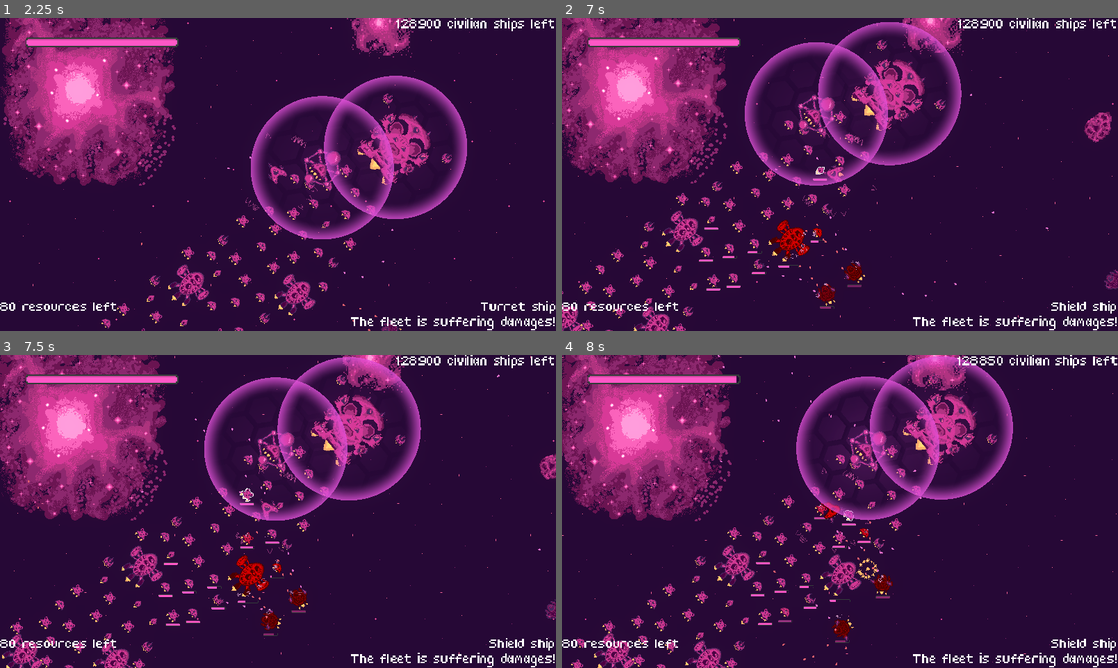
Above: before the commit, frames 1-4 (two rows, left to right).
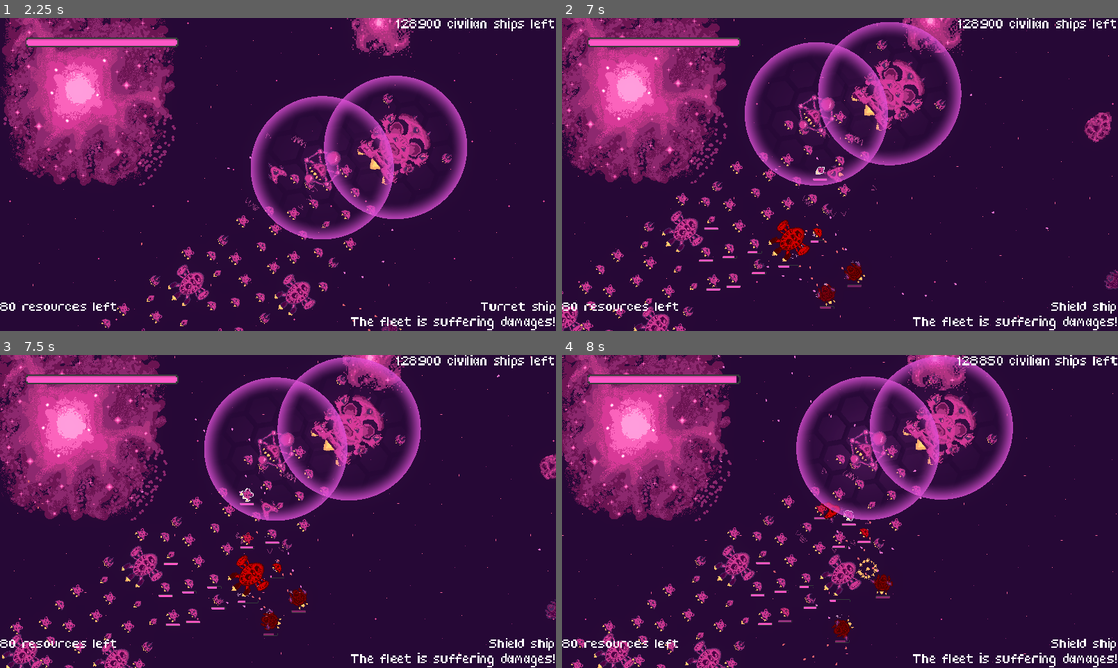
Above: after the commit, the same moments.

Repository: bear-minimum-studio/space-bear
Game: Godot game, scene res://Game.tscn
Two runs of this game, one before a commit and one after it. Both use one fixed random seed, a clock stepped at 60 frames per second and the inputs below.
Inputs:
- Up to frame 1 (2.25 s): tap Enter (upgrade) at 0.5 s; hold Right (turn_right) 0.53-1.28 s; hold X (cycle_selection) 0.53-1.28 s; hold Ctrl (brake) 1.28-2.03 s; tap Down (decelerate) at 1.35 s; hold Right (turn_right) from 2.03 s (still down); hold Space (fire) from 2.03 s (still down)
- Up to frame 2 (7 s): release Right (turn_right) at 2.78 s; release Space (fire) at 2.78 s; hold Up (accelerate) 2.78-3.53 s; tap G (grappling_hook) at 2.85 s; hold F (turret_fire) 3.53-4.28 s; hold Left (turn_left) 3.53-5.03 s; tap X (cycle_selection) at 4.35 s; hold Ctrl (brake) 5.03-5.78 s; tap Down (decelerate) at 5.1 s; hold Right (turn_right) 5.78-6.53 s; tap Space (fire) at 5.85 s; hold Up (accelerate) from 6.53 s (still down); hold G (grappling_hook) from 6.53 s (still down)
- Up to frame 3 (7.5 s): release Up (accelerate) at 7.28 s; release G (grappling_hook) at 7.28 s; hold Right (turn_right) from 7.28 s (still down); tap F (turret_fire) at 7.35 s
- Up to frame 4 (8 s): keep holding Right (turn_right)

Frame 1 is identical in both runs. In frame 2, less than 0.1% of the frame differs, in the area x 40-54%, y 40-90%; in frame 3, less than 0.1%; in frame 4, less than 0.1%.

Commit message:
refactor: take out bullets shooting logic out of world

Diff:
--- a/AbstractWorld.gd
+++ b/AbstractWorld.gd
@@ -3,35 +3,14 @@
 @onready var player = $Player
 @onready var flock = $Flock
 
-var player_bullet_scene = preload("res://bullet/PlayerBullet.tscn")
-var enemy_bullet_scene = preload("res://bullet/EnemyBullet.tscn")
 var grappling_hook_scene = preload("res://grappling-hook/GrapplingHook.tscn")
 var current_hook : Node2D
 
 func _ready():
 	WorldReference.current_world = self
 
-	Events.enemy_shoot.connect(_on_enemy_shoot)
-	Events.shoot.connect(_on_ally_shoot)
 	Events.convoy_reached_wormhole.connect(_on_convoy_reached_wormhole)
 	Events.player_reached_wormhole.connect(_on_player_reached_wormhole)
-
-
-func _on_ally_shoot(global_ally_position, global_ally_rotation, ally_velocity, bullet_speed):
-	var ally_direction = Vector2.from_angle(global_ally_rotation);
-	var new_bullet = player_bullet_scene.instantiate()
-	new_bullet.global_position = global_ally_position
-	new_bullet.global_rotation = global_ally_rotation
-	new_bullet.set_initial_velocity(ally_velocity, ally_direction, bullet_speed)
-	self.add_child(new_bullet)
-
-func _on_enemy_shoot(global_enemy_position, global_enemy_rotation, enemy_velocity, bullet_speed):
-	var enemy_direction = Vector2.from_angle(global_enemy_rotation);
-	var new_bullet = enemy_bullet_scene.instantiate()
-	new_bullet.global_position = global_enemy_position
-	new_bullet.global_rotation = global_enemy_rotation
-	new_bullet.set_initial_velocity(enemy_velocity, enemy_direction, bullet_speed)
-	self.add_child(new_bullet)
 
 func _on_player_shoot_grappling_hook(global_player_position, global_player_rotation):
 	# If shooting again while a grappling hook exists, delete the current one
--- a/bullet/Bullet.gd
+++ b/bullet/Bullet.gd
@@ -6,6 +6,13 @@
 
 var velocity = Vector2.ZERO;
 var initial_position = null
+
+func init(global_shooter_position, global_shooter_rotation, shooter_velocity, bullet_speed):
+	var shooter_direction = Vector2.from_angle(global_shooter_rotation);
+	global_position = global_shooter_position
+	global_rotation = global_shooter_rotation
+	set_initial_velocity(shooter_velocity, shooter_direction, bullet_speed)
+	WorldReference.add_child(self)
 
 func _ready():
 	$SFX.play()
--- a/npc/Turret.gd
+++ b/npc/Turret.gd
@@ -10,16 +10,15 @@
 enum BulletType { ENEMY, ALLY }
 @export var bullet_type: BulletType= BulletType.ENEMY
 
-const bullet_type_mapping = {
-	BulletType.ENEMY: "enemy_shoot",
-	BulletType.ALLY: "shoot"
-}
-
 const bullet_target_mapping = {
 	BulletType.ENEMY: "flock",
 	BulletType.ALLY: "enemy"
 }
 
+const bullet_type_scene = {
+	BulletType.ENEMY: preload("res://bullet/EnemyBullet.tscn"),
+	BulletType.ALLY: preload("res://bullet/PlayerBullet.tscn"),
+}
 
 @export_range(0, PI, PI/32) var rotation_range: float = PI
 @export_range(0.1,10.0,0.1,"or_greater") var rotation_speed = 5.0
@@ -70,7 +69,9 @@
 	var shooter_velocity = Helpers.get_velocity(shooter)
 	var imprecision = randf_range(-bullet_spread_angle, bullet_spread_angle)
 	var shooting_angle = global_rotation + imprecision
-	Events.emit_signal(bullet_type_mapping[bullet_type], nozzle.global_position, shooting_angle, shooter_velocity, bullet_speed)
+
+	var new_bullet = bullet_type_scene[bullet_type].instantiate()
+	new_bullet.init(nozzle.global_position, shooting_angle, shooter_velocity, bullet_speed)
 
 	_reloading = true
 	await get_tree().create_timer(shooting_speed).timeout
--- a/singletons/Events.gd
+++ b/singletons/Events.gd
@@ -1,8 +1,6 @@
 extends Node
 
 signal player_hp_changed
-signal enemy_shoot
-signal shoot
 signal dead_ship
 signal ship_hurt
 
